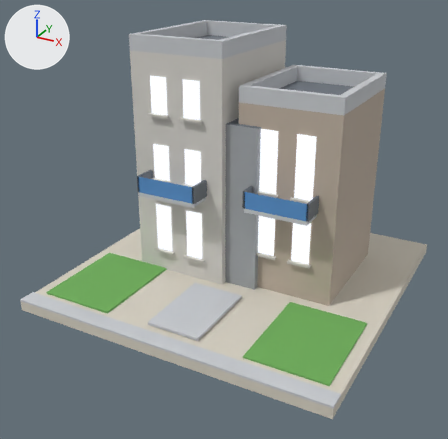
One commit to the glTF model public/models/v2/06_lod1.glb: the scene before it, then after it.
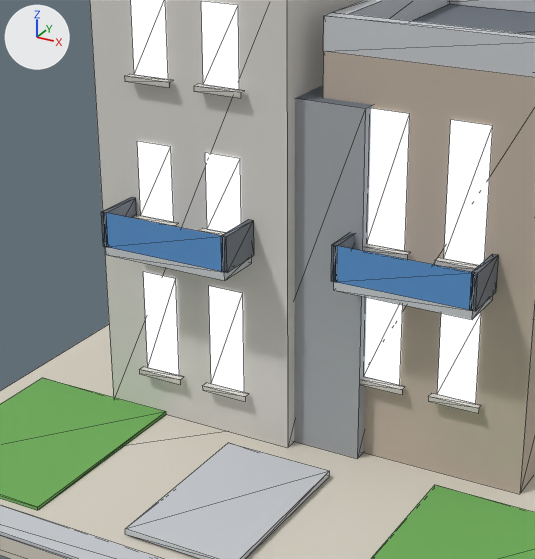
Old and new are each drawn whole from a 50 mm lens placed at (0.799, -1.57, 0.98), pointed at (-0.02, -0.082, 0.236) and again close up on the part from 20% to 75% of the width and 18% to 77% of the height. Arrows for +X, +Y and +Z are at upper left; the lights stay in place. The last two pictures show the newer version. The close-ups show mesh edges as thin lines. Vertices at exactly the same position are counted once.

Objects in the first close-up: 'b06_v2_lod1'.
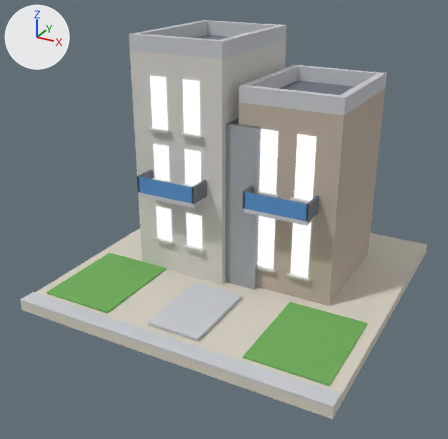
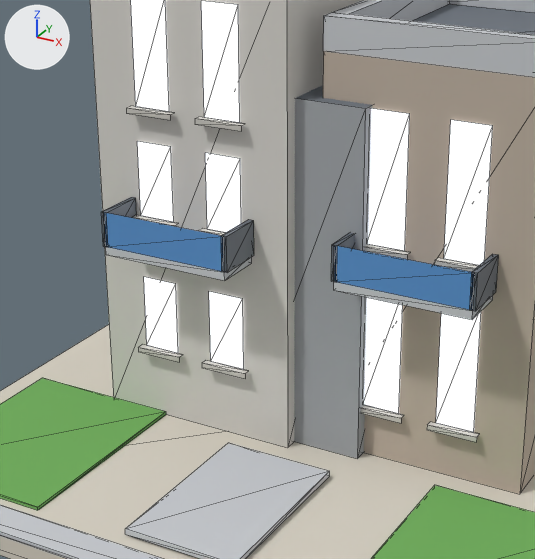
Where the change shows, as pixel boxes (x1, y1, x2, y2) in the close-ups (535 x 559 px; the box of a moved part takes in the faces that stretch with it):
```json
{"part": 1, "of": "me_b06_v2_lod1", "change": "moved or reshaped", "before": [139, 367, 183, 384], "after": [138, 344, 183, 362]}
{"part": 2, "of": "me_b06_v2_lod1", "change": "moved or reshaped", "before": [202, 383, 248, 401], "after": [202, 360, 248, 379]}
{"part": 3, "of": "me_b06_v2_lod1", "change": "moved or reshaped", "before": [125, 74, 173, 87], "after": [126, 106, 174, 120]}
{"part": 4, "of": "me_b06_v2_lod1", "change": "moved or reshaped", "before": [194, 84, 245, 98], "after": [195, 117, 244, 131]}
{"part": 5, "of": "me_b06_v2_lod1", "change": "moved or reshaped", "before": [361, 377, 405, 395], "after": [361, 405, 404, 423]}
{"part": 6, "of": "me_b06_v2_lod1", "change": "moved or reshaped", "before": [428, 393, 481, 413], "after": [427, 422, 479, 442]}
{"part": 7, "of": "me_b06_v2_lod1", "change": "moved or reshaped", "before": [143, 272, 244, 392], "after": [144, 277, 244, 370]}
{"part": 8, "of": "me_b06_v2_lod1", "change": "moved or reshaped", "before": [365, 297, 481, 404], "after": [364, 297, 481, 433]}
{"part": 9, "of": "me_b06_v2_lod1", "change": "moved or reshaped", "before": [131, 0, 239, 89], "after": [131, 0, 240, 123]}
```

Edits to the scene script, one JSON object a line:
```json
{"block": "me_b06_v2_lod1", "where": "me_b06_v2_lod1.from_pydata(...)  # 254 vertices, 284 faces; spans x -0.48..0.48, y -0.48..0.48, z 0.0..0.755"}
{"block": "me_b06_v2_lod1", "where": "# used by ob_b06_v2_lod1; location = (0.0, 0.0, 0.0)"}
{"block": "me_b06_v2_lod1", "where": "# before: 118 (-0.242, -0.113, 0.102) at pixel (147, 367), 119 (-0.187, -0.113, 0.102) at pixel (179, 375), 120 (-0.187, -0.113, 0.254) at pixel (175, 278), 121 (-0.242, -0.113, 0.254) at pixel (143, 271), 122 (-0.133, -0.113, 0.102) at pixel (211, 383)"}
{"block": "me_b06_v2_lod1", "where": "# before: 123 (-0.078, -0.113, 0.102) at pixel (244, 392), 124 (-0.078, -0.113, 0.254) at pixel (242, 293), 125 (-0.133, -0.113, 0.254) at pixel (208, 285)"}
{"block": "me_b06_v2_lod1", "where": "# before: 142 (0.088, -0.073, 0.15) at pixel (363, 376), 143 (0.143, -0.073, 0.15) at pixel (399, 385), 144 (0.143, -0.073, 0.279), 145 (0.088, -0.073, 0.279), 146 (0.197, -0.073, 0.15) at pixel (437, 394)"}
{"block": "me_b06_v2_lod1", "where": "# before: 147 (0.252, -0.073, 0.15) at pixel (475, 403), 148 (0.252, -0.073, 0.279) at pixel (481, 313), 149 (0.197, -0.073, 0.279)"}
{"block": "me_b06_v2_lod1", "where": "# before: 134 (-0.242, -0.113, 0.538) at pixel (134, 74), 135 (-0.187, -0.113, 0.538) at pixel (168, 79), 138 (-0.133, -0.113, 0.538) at pixel (203, 84), 139 (-0.078, -0.113, 0.538) at pixel (239, 89)"}
{"block": "me_b06_v2_lod1", "change": "me_b06_v2_lod1 part 1: the loose piece of 6 vertices spanning x -0.25..-0.179, y -0.123..-0.113, z 0.094..0.102 is moved by (0.0, 0.0, 0.036)"}
{"block": "me_b06_v2_lod1", "change": "me_b06_v2_lod1 part 2: the loose piece of 6 vertices spanning x -0.141..-0.07, y -0.123..-0.113, z 0.094..0.102 is moved by (0.0, 0.0, 0.036)"}
{"block": "me_b06_v2_lod1", "change": "me_b06_v2_lod1 part 3: the loose piece of 6 vertices spanning x -0.25..-0.179, y -0.123..-0.113, z 0.53..0.538 is moved by (0.0, 0.0, -0.044)"}
{"block": "me_b06_v2_lod1", "change": "me_b06_v2_lod1 part 4: the loose piece of 6 vertices spanning x -0.141..-0.07, y -0.123..-0.113, z 0.53..0.538 is moved by (0.0, 0.0, -0.044)"}
{"block": "me_b06_v2_lod1", "change": "me_b06_v2_lod1 part 5: the loose piece of 6 vertices spanning x 0.08..0.151, y -0.083..-0.073, z 0.142..0.15 is moved by (0.0, 0.0, -0.043)"}
{"block": "me_b06_v2_lod1", "change": "me_b06_v2_lod1 part 6: the loose piece of 6 vertices spanning x 0.189..0.26, y -0.083..-0.073, z 0.142..0.15 is moved by (0.0, 0.0, -0.043)"}
{"block": "me_b06_v2_lod1", "change": "me_b06_v2_lod1 part 7"}
{"op": "add", "block": "me_b06_v2_lod1", "code": "for i in [120, 121, 124, 125]: me_b06_v2_lod1.vertices[i].co += Vector((0.0, 0.0, -0.008))"}
{"op": "add", "block": "me_b06_v2_lod1", "code": "for i in [118, 119, 122, 123]: me_b06_v2_lod1.vertices[i].co += Vector((0.0, 0.0, 0.036))"}
{"block": "me_b06_v2_lod1", "change": "me_b06_v2_lod1 part 8"}
{"op": "add", "block": "me_b06_v2_lod1", "code": "for i in [142, 143, 146, 147]: me_b06_v2_lod1.vertices[i].co += Vector((0.0, 0.0, -0.043))"}
{"op": "add", "block": "me_b06_v2_lod1", "code": "for i in [144, 145, 148, 149]: me_b06_v2_lod1.vertices[i].co += Vector((0.0, 0.0, 0.01))"}
{"block": "me_b06_v2_lod1", "change": "me_b06_v2_lod1 part 9"}
{"op": "add", "block": "me_b06_v2_lod1", "code": "for i in [134, 135, 138, 139]: me_b06_v2_lod1.vertices[i].co += Vector((0.0, 0.0, -0.044))"}
```
